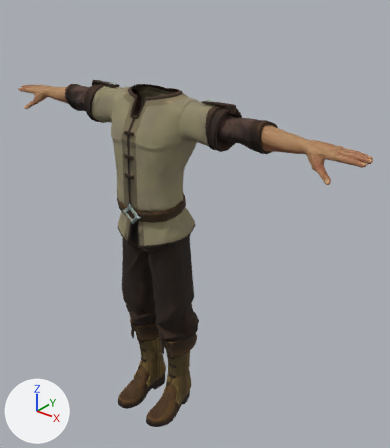
One commit to the glTF model src/models/crew.glb: the scene before it, then after it.
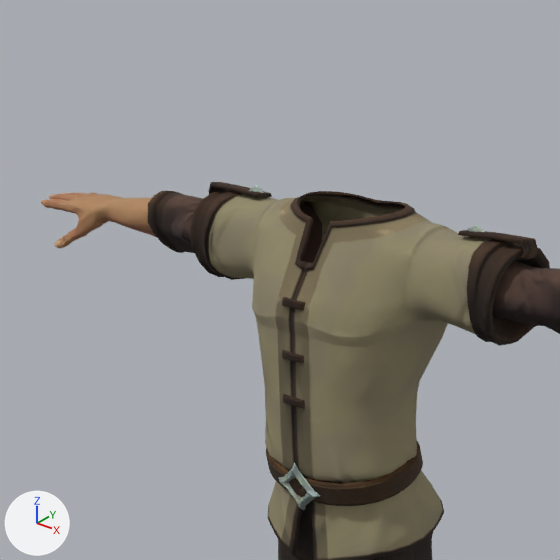
Each version is shown whole from a 50 mm lens placed at (1.463, -1.522, 2.006), pointed at (0.126, 0.149, 0.969), then close up on the part from 0% to 63% of the width and 0% to 55% of the height. Lighting does not change. The marker at lower left points along +X, +Y and +Z. The first two pictures are the older version.

The scene before the commit, as lines of its bpy script (objects in view):
```python
me_male_peasant_arms = bpy.data.meshes.new('Male_Peasant_Arms')
me_male_peasant_arms.from_pydata(...)  # 2724 vertices, 5338 faces; spans x -0.9..0.9, y -0.03..0.14, z 1.37..1.53
# faces by material slot: [1408, 3930]
me_male_peasant_arms.materials.append(mat_mi_peasant)
me_male_peasant_arms.materials.append(mat_mi_regular_male)
me_male_peasant_body = bpy.data.meshes.new('Male_Peasant_Body')
me_male_peasant_body.from_pydata(...)  # 1988 vertices, 3856 faces; spans x -0.373..0.373, y -0.125..0.184, z 0.921..1.559
me_male_peasant_body.materials.append(mat_mi_peasant)
me_male_peasant_legs = bpy.data.meshes.new('Male_Peasant_Legs')
me_male_peasant_legs.from_pydata(...)  # 581 vertices, 1112 faces; spans x -0.211..0.211, y -0.077..0.152, z 0.403..1.054
me_male_peasant_legs.materials.append(mat_mi_peasant)
ob_male_peasant_arms = bpy.data.objects.new('Male_Peasant_Arms', me_male_peasant_arms)
ob_male_peasant_arms.location = (0.0, 0.0, 0.0)
ob_male_peasant_body = bpy.data.objects.new('Male_Peasant_Body', me_male_peasant_body)
ob_male_peasant_body.location = (0.0, 0.0, 0.0)
ob_male_peasant_legs = bpy.data.objects.new('Male_Peasant_Legs', me_male_peasant_legs)
ob_male_peasant_legs.location = (0.0, 0.0, 0.0)
```
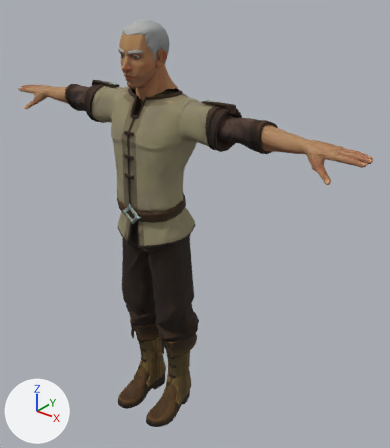
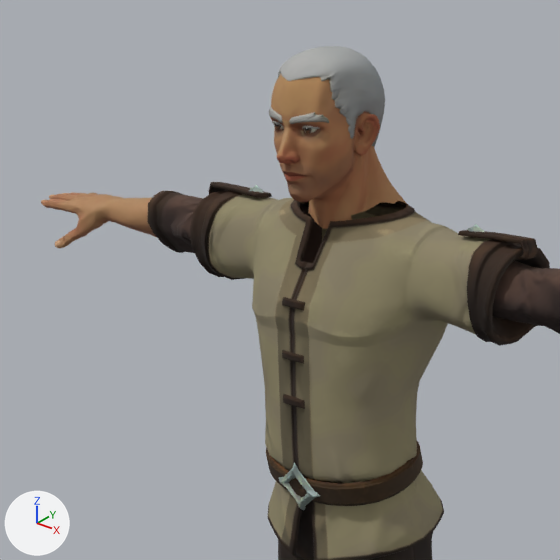
Pixel boxes (x1, y1, x2, y2) of what changed, in the close-ups (560 x 560 px):
'Guard_SuperHero_Male', added (brown)
    after: (270, 74, 408, 229)
'Guard_Hair_Buzzed', added
    after: (278, 46, 385, 147)
'Guard_Eyebrows', added
    after: (269, 107, 329, 129)
'Guard_Eyes', added
    after: (274, 123, 317, 133)

What changed in the scene script:
```text
Add img_t_hair_1_normal_png:
    img_t_hair_1_normal_png = load_image('T_Hair_1_Normal.png', '_unpacked/T_Hair_1_Normal.png', 1024, 1024, 'Non-Color')
Add img_t_hair_1_basecolor:
    img_t_hair_1_basecolor = load_image('T_Hair_1_BaseColor', '_unpacked/T_Hair_1_BaseColor', 1024, 1024, 'sRGB')
Add img_t_eye_normal_png:
    img_t_eye_normal_png = load_image('T_Eye_Normal.png', '_unpacked/T_Eye_Normal.png', 256, 256, 'Non-Color')
Add img_t_eye_brown:
    img_t_eye_brown = load_image('T_Eye_Brown', '_unpacked/T_Eye_Brown', 256, 256, 'sRGB')
Add img_t_superhero_male_dark:
    img_t_superhero_male_dark = load_image('T_Superhero_Male_Dark', '_unpacked/T_Superhero_Male_Dark', 1024, 1024, 'sRGB')
Add img_t_superhero_male_normal:
    img_t_superhero_male_normal = load_image('T_Superhero_Male_Normal', '_unpacked/T_Superhero_Male_Normal', 1024, 1024, 'Non-Color')
Add mat_mi_hair_1_001:
    mat_mi_hair_1_001 = bpy.data.materials.new('MI_Hair_1.001')
    # uses the picture img_t_hair_1_basecolor
    # uses the picture img_t_hair_1_normal_png
Add mat_mi_hair_1:
    mat_mi_hair_1 = bpy.data.materials.new('MI_Hair_1')
    # uses the picture img_t_hair_1_basecolor
    # uses the picture img_t_hair_1_normal_png
Add mat_mi_eyes:
    mat_mi_eyes = bpy.data.materials.new('MI_Eyes')
    # uses the picture img_t_eye_brown
    # uses the picture img_t_eye_normal_png
Add mat_mi_superhero_male:
    mat_mi_superhero_male = bpy.data.materials.new('MI_Superhero_Male')
    # uses the picture img_t_superhero_male_dark
    # uses the picture img_t_superhero_male_normal
Add me_hair_buzzed:
    me_hair_buzzed.from_pydata(...)  # 466 vertices, 830 faces; spans x -0.077..0.077, y -0.083..0.108, z 1.644..1.814
    me_hair_buzzed.materials.append(mat_mi_hair_1_001)
Add me_eyebrows:
    me_eyebrows.from_pydata(...)  # 558 vertices, 984 faces; spans x -0.0623..0.0623, y -0.0945..-0.0569, z 1.6949..1.7255
    me_eyebrows.materials.append(mat_mi_hair_1)
Add me_eyes:
    me_eyes.from_pydata(...)  # a UV sphere (16 segments, 13 rings, poles along y) spanning x 0.0188..0.0487, y -0.0806..-0.0512, z 1.6836..1.7135; a UV sphere (16 segments, 13 rings, poles along y) spanning x -0.0487..-0.0188, y -0.0806..-0.0512, z 1.6836..1.7135
    me_eyes.materials.append(mat_mi_eyes)
Add me_superhero_male:
    me_superhero_male.from_pydata(...)  # 1443 vertices, 2852 faces; spans x -0.093..0.093, y -0.115..0.123, z 1.524..1.81
    me_superhero_male.materials.append(mat_mi_superhero_male)
Add ob_guard_hair_buzzed:
    ob_guard_hair_buzzed = bpy.data.objects.new('Guard_Hair_Buzzed', me_hair_buzzed)
    ob_guard_hair_buzzed.location = (0.0, 0.0, 0.0)
Add ob_guard_eyebrows:
    ob_guard_eyebrows = bpy.data.objects.new('Guard_Eyebrows', me_eyebrows)
    ob_guard_eyebrows.location = (0.0, 0.0, 0.0)
Add ob_guard_eyes:
    ob_guard_eyes = bpy.data.objects.new('Guard_Eyes', me_eyes)
    ob_guard_eyes.location = (0.0, 0.0, 0.0)
Add ob_guard_superhero_male:
    ob_guard_superhero_male = bpy.data.objects.new('Guard_SuperHero_Male', me_superhero_male)
    ob_guard_superhero_male.location = (0.0, 0.0, 0.0)
```
